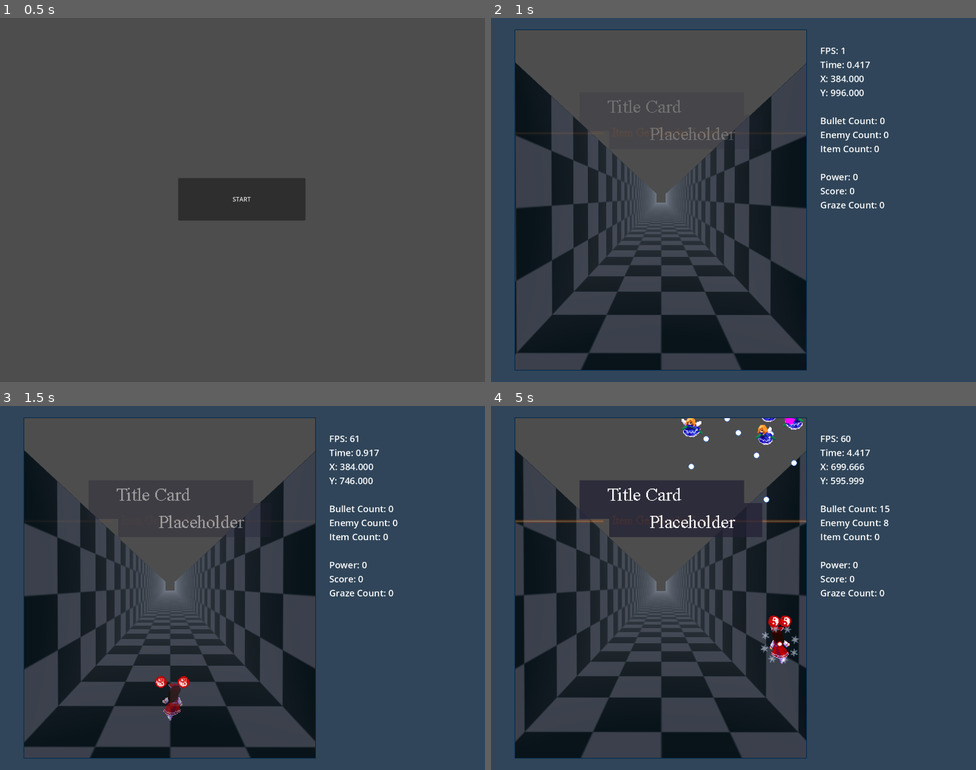
Above: before the commit, frames 1-4 (two rows, left to right).
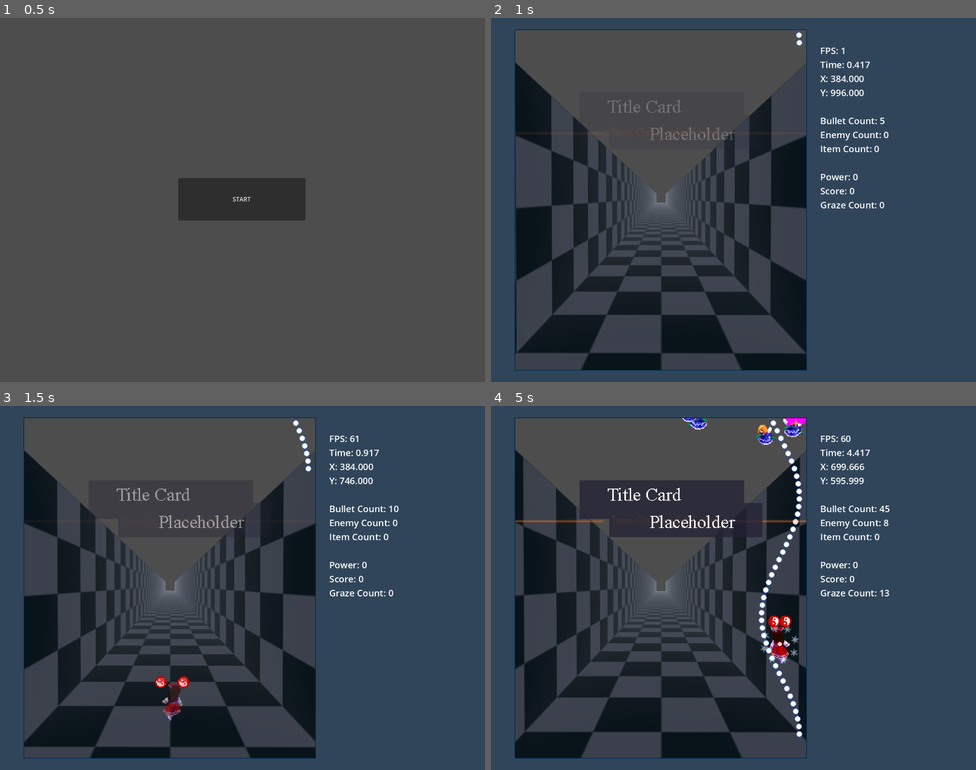
Above: after the commit, the same moments.

Repository: StahlReyn/th-bullet-test
Game: Godot game, scene res://scripts/menu/menu.tscn
The game is run twice, just before and just after one commit, with the same random seed, the same clock (stepped at 60 frames per second) and the same inputs.
Inputs:
- Up to frame 1 (0.5 s): no input
- Up to frame 2 (1 s): click "START" at 0.5 s
- Up to frame 3 (1.5 s): hold Right (move_right) from 1.28 s (still down); hold Z (shoot) from 1.28 s (still down)
- Up to frame 4 (5 s): release Right (move_right) at 2.03 s; release Z (shoot) at 2.03 s; hold Down (move_down) 2.03-2.78 s; tap Shift (focus) at 2.1 s; tap Z (shoot) at 2.3, 3.6, 4.55 s; hold Right (move_right) 2.78-3.53 s; hold Z (shoot) 2.78-3.53 s; hold Up (move_up) 3.53-4.28 s; hold Left (move_left) from 4.28 s (still down); hold Shift (focus) from 4.28 s (still down)

Frame 1 is identical in both runs. In frame 2, less than 0.1% of the frame differs, in the area x 62-82%, y 3-30%; in frame 3, 0.3%; in frame 4, 1.3%, in the area x 39-83%, y 3-91%.

Commit message:
Modscript class, Both stage and movement can spawn bullet, allow enemy to shoot

Diff:
--- a/data/enemies/enemy_lesser_fairy.tscn
+++ b/data/enemies/enemy_lesser_fairy.tscn
@@ -1,9 +1,7 @@
-[gd_scene load_steps=16 format=3 uid="uid://y1ht13i0dqug"]
+[gd_scene load_steps=14 format=3 uid="uid://y1ht13i0dqug"]
 
 [ext_resource type="Script" path="res://scripts/gameplay/enemy.gd" id="1_5bg83"]
 [ext_resource type="Texture2D" uid="uid://dd8tet8s1inyg" path="res://assets/img/enemies/lesser_fairy.png" id="2_t2qqo"]
-[ext_resource type="Script" path="res://scripts/containers/shooter_container.gd" id="3_jj8m1"]
-[ext_resource type="PackedScene" uid="uid://doiombwegy5ru" path="res://data/shooters/shooter_test.tscn" id="4_x0yn4"]
 
 [sub_resource type="AtlasTexture" id="AtlasTexture_kl7ry"]
 atlas = ExtResource("2_t2qqo")
@@ -113,11 +111,4 @@
 [node name="CollisionShape2D" type="CollisionShape2D" parent="."]
 shape = SubResource("CircleShape2D_t7bub")
 
-[node name="ShooterContainer" type="Node2D" parent="."]
-script = ExtResource("3_jj8m1")
-
-[node name="ShooterTest" parent="ShooterContainer" instance=ExtResource("4_x0yn4")]
-cooldown = 0.5
-base_speed = 300.0
-
 [connection signal="area_entered" from="." to="." method="_on_area_entered"]
--- a/data/movement/movement_test_2.gd
+++ b/data/movement/movement_test_2.gd
@@ -1,5 +1,28 @@
 extends MovementScript
 
+@onready var bullet_circle : PackedScene = preload("res://data/bullets/bullet_test.tscn")
+
+var player : Player
+var cd1 : float
+
+func _ready() -> void:
+	player = GameUtils.get_player()
+	cd1 = 1.0
+
 func process_movement(delta: float) -> void:
+	cd1 -= delta
 	parent.velocity.x = cos(parent.total_time * 3) * 300
 	parent.velocity.y = sin(parent.total_time * 3) * 300 + 100
+	if cd1 <= 0:
+		var direction : Vector2 = Vector2.ZERO
+		var max = 32
+		var i = 0
+		while i < max:
+			direction.x = cos(TAU * i/max)
+			direction.y = sin(TAU * i/max)
+			var bullet = spawn_bullet(bullet_circle, parent.position)
+			bullet.velocity = direction * 300
+			i += 1
+		cd1 += 1.0
+
+# bullet.global_position.direction_to(player.global_position)
--- a/data/stages/stage_test.gd
+++ b/data/stages/stage_test.gd
@@ -9,12 +9,12 @@
 @onready var title_card : PackedScene = preload("res://data/title_cards/title_card_test.tscn")
 @onready var next_script : GDScript = preload("res://data/stages/stage_test_2.gd")
 
-
-
 var cd1 : float = 3.0
 var count1 : int = 10
 var cd1_loop : float = 0.0
 var cd1_count_loop : int = 0
+
+var cd2 : float = 0.0
 
 var cd_script : float = 100.0
 
@@ -24,12 +24,12 @@
 
 func _process(delta: float) -> void:
 	super(delta)
-
 	cd_script -= delta
 	if cd_script <= 0:
 		switch_script(next_script)
 
 	cd1 -= delta
+	cd2 -= delta
 
 	if count1 <= 0:
 		cd1_loop = 0.0
@@ -44,7 +44,11 @@
 				enemy.add_movement_script(movement_script_2)
 			else:
 				enemy.add_movement_script(movement_script_1)
-			var bullet = spawn_bullet(bullet_circle, Vector2(randi_range(200,500), -100))
-			bullet.add_movement_script(movement_script_1)
 			count1 -= 1
 			cd1_loop += 0.2
+	if cd2 <= 0:
+		var bullet = spawn_bullet(bullet_circle)
+		bullet.position.x = cos(time_elapsed * 2) * 50 + 700
+		bullet.position.y = -50
+		bullet.velocity.y = 200
+		cd2 += 0.1
--- a/project.godot
+++ b/project.godot
@@ -40,6 +40,8 @@
 item=""
 image_container=""
 enemy=""
+enemy_container=""
+stage_handler=""
 
 [input]
 
--- /dev/null
+++ b/scripts/containers/enemy_container.gd
@@ -0,0 +1,2 @@
+class_name EnemyContainer
+extends Node2D
--- a/scripts/gamestate/gameview.tscn
+++ b/scripts/gamestate/gameview.tscn
@@ -6,8 +6,9 @@
 [ext_resource type="Script" path="res://scripts/containers/image_container.gd" id="3_r12md"]
 [ext_resource type="Script" path="res://scripts/containers/bullet_container.gd" id="4_q2e0v"]
 [ext_resource type="Script" path="res://scripts/containers/effect_container.gd" id="5_fx8wi"]
+[ext_resource type="Script" path="res://scripts/containers/enemy_container.gd" id="5_rfhvy"]
 [ext_resource type="Script" path="res://scripts/containers/item_container.gd" id="6_0wgp6"]
-[ext_resource type="Script" path="res://scripts/stage/stage_handler.gd" id="8_e6ddu"]
+[ext_resource type="Script" path="res://scripts/containers/stage_handler.gd" id="8_e6ddu"]
 [ext_resource type="Texture2D" uid="uid://cb0p73frtui6m" path="res://assets/img/system/item_get_line.png" id="9_gyqvd"]
 [ext_resource type="Script" path="res://scripts/gamestate/area_collection.gd" id="10_w4su3"]
 
@@ -23,13 +24,16 @@
 [node name="BulletContainer" type="Node2D" parent="." groups=["bullet_container"]]
 script = ExtResource("4_q2e0v")
 
+[node name="EnemyContainer" type="Node2D" parent="." groups=["enemy_container"]]
+script = ExtResource("5_rfhvy")
+
 [node name="EffectContainer" type="Node2D" parent="." groups=["effect_container"]]
 script = ExtResource("5_fx8wi")
 
 [node name="ItemContainer" type="Node2D" parent="." groups=["item_container"]]
 script = ExtResource("6_0wgp6")
 
-[node name="StageHandler" type="Node" parent="."]
+[node name="StageHandler" type="Node" parent="." groups=["stage_handler"]]
 script = ExtResource("8_e6ddu")
 script_stage = ExtResource("2_x6fis")
 
--- a/scripts/globals/game_utils.gd
+++ b/scripts/globals/game_utils.gd
@@ -29,6 +29,12 @@
 func get_image_container() -> ImageContainer:
 	return get_tree().get_nodes_in_group("image_container")[0]
 
+func get_enemy_container() -> EnemyContainer:
+	return get_tree().get_nodes_in_group("enemy_container")[0]
+
+func get_stage_handler() -> StageHandler:
+	return get_tree().get_nodes_in_group("stage_handler")[0]
+
 func get_point_items() -> Array[Node]:
 	return get_tree().get_nodes_in_group("item")
 
--- a/scripts/stage/stage_script.gd
+++ b/scripts/mod_scripts/mod_script.gd
@@ -1,16 +1,8 @@
-class_name StageScript
+class_name ModScript
 extends Node
 
-var time_elapsed : float = 0.0
-
-func _ready() -> void:
-	time_elapsed = 0.0
-
-func _process(delta: float) -> void:
-	time_elapsed += delta
-
 func spawn_enemy(scene : PackedScene, pos : Vector2 = Vector2(0,0)) -> Enemy:
-	var enemy_container = get_enemy_container()
+	var enemy_container = GameUtils.get_enemy_container()
 	var enemy : Enemy = scene.instantiate()
 	enemy.global_position = pos
 	enemy_container.add_child(enemy)
@@ -22,17 +14,6 @@
 	bullet.global_position = pos
 	container.add_child(bullet)
 	return bullet
-
-func get_enemy_container() -> Node:
-	return get_parent().get_parent()
-
-func get_stage_handler() -> StageHandler:
-	return get_parent()
-
-func switch_script(script : GDScript) -> void:
-	var handler : StageHandler = get_stage_handler()
-	handler.replace_script(script)
-	print("Switch Script")
 
 func spawn_image(image : Texture2D, pos : Vector2 = Vector2(0,0)) -> Sprite2D:
 	var sprite = Sprite2D.new()
--- a/scripts/gameplay/movement_script.gd
+++ b/scripts/mod_scripts/movement_script.gd
@@ -1,5 +1,5 @@
 class_name MovementScript
-extends Node
+extends ModScript
 
 var parent : Node
 
--- /dev/null
+++ b/scripts/mod_scripts/stage_script.gd
@@ -0,0 +1,15 @@
+class_name StageScript
+extends ModScript
+
+var time_elapsed : float = 0.0
+
+func _ready() -> void:
+	time_elapsed = 0.0
+
+func _process(delta: float) -> void:
+	time_elapsed += delta
+
+func switch_script(script : GDScript) -> void:
+	var handler : StageHandler = GameUtils.get_stage_handler()
+	handler.replace_script(script)
+	print("Switch Script")
Not shown: 1 places in data/enemies/enemy_lesser_fairy.tscn that only renumber resources
Renamed: scripts/gameplay/movement_handler.gd -> scripts/containers/movement_handler.gd
Renamed: scripts/stage/stage_handler.gd -> scripts/containers/stage_handler.gd
Not shown: 1 places in scripts/gameplay/movement_script.tscn that only renumber resources
Not shown: 1 places in scripts/gamestate/gameview.tscn that only renumber resources
